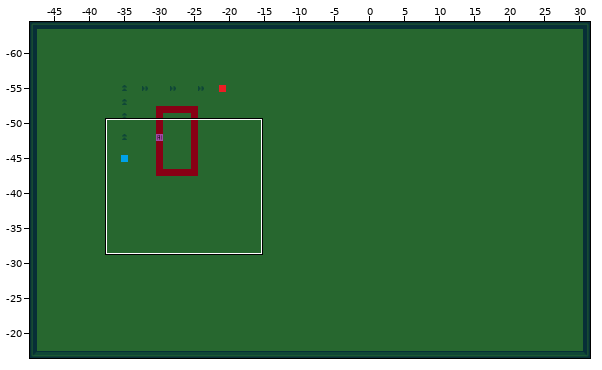
One commit to this Tiled map: public/assets/tilemaps/level2.tmx. The first picture is a wide view before the edit; the outline marks the close-up.
Close-up. First the earlier version:
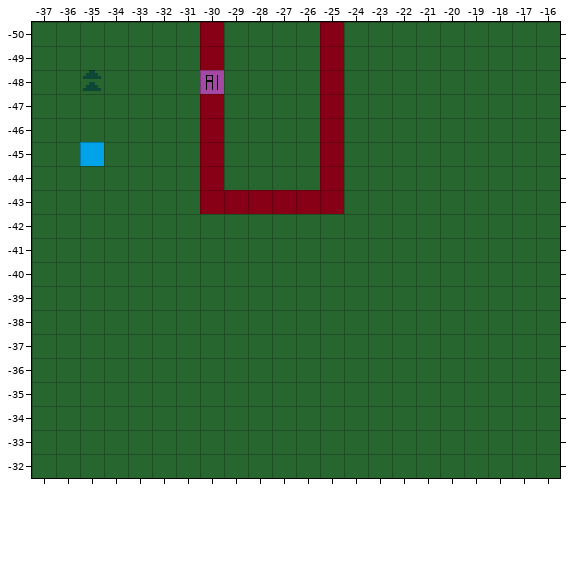
Cells are 16x16 px. Shown: x -37..-16, y -50..-32. The commit also changed other parts of the map, which this record leaves out.
Now the later version:
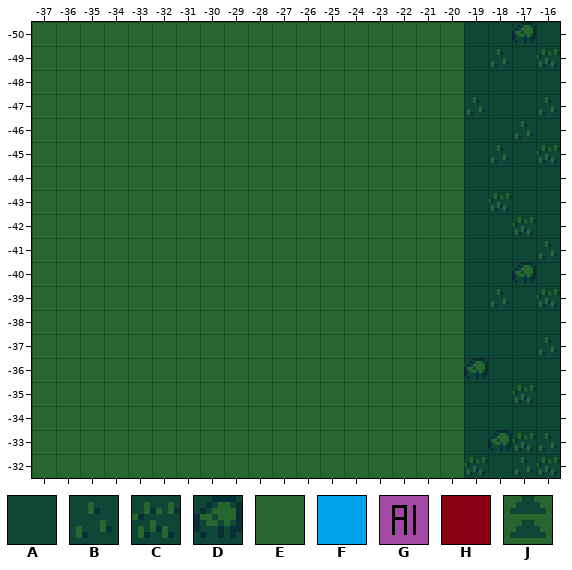
Key: from "tileset": A 0, B 5, C 6, D 7, E 25, F 32, G 33, H 34, J 41.
_ is an empty cell.
The exact change:
Layer "Tile Layer 1":
y -50: x -30 H -> E; x -25 H -> E; x -19..-16 EEEE -> AADA
y -49: x -30 H -> E; x -25 H -> E; x -19..-16 EEEE -> ABAC
y -48: x -35 J -> E; x -30 G -> E; x -25 H -> E; x -19..-16 EEEE -> AAAA
y -47: x -30 H -> E; x -25 H -> E; x -19..-16 EEEE -> BAAB
y -46: x -30 H -> E; x -25 H -> E; x -19..-16 EEEE -> AABA
y -45: x -35 F -> E; x -30 H -> E; x -25 H -> E; x -19..-16 EEEE -> ABAC
y -44: x -30 H -> E; x -25 H -> E; x -19..-16 EEEE -> AAAA
y -43: x -30..-25 HHHHHH -> EEEEEE; x -19..-16 EEEE -> ACAA
y -42: x -19..-16 EEEE -> AACA
y -41: x -19..-16 EEEE -> AAAB
y -40: x -19..-16 EEEE -> AADA
y -39: x -19..-16 EEEE -> ABAC
y -38: x -19..-16 EEEE -> AAAA
y -37: x -19..-16 EEEE -> AAAB
y -36: x -19..-16 EEEE -> DAAA
y -35: x -19..-16 EEEE -> AACA
y -34: x -19..-16 EEEE -> AAAA
y -33: x -19..-16 EEEE -> ADCB
y -32: x -19..-16 EEEE -> CABC
Changed places in both close-ups, as pixel boxes (x1, y1, x2, y2):
changed: (200, 22, 344, 214)
changed: (464, 22, 560, 478)
changed: (83, 70, 101, 91)
changed: (80, 142, 104, 166)
